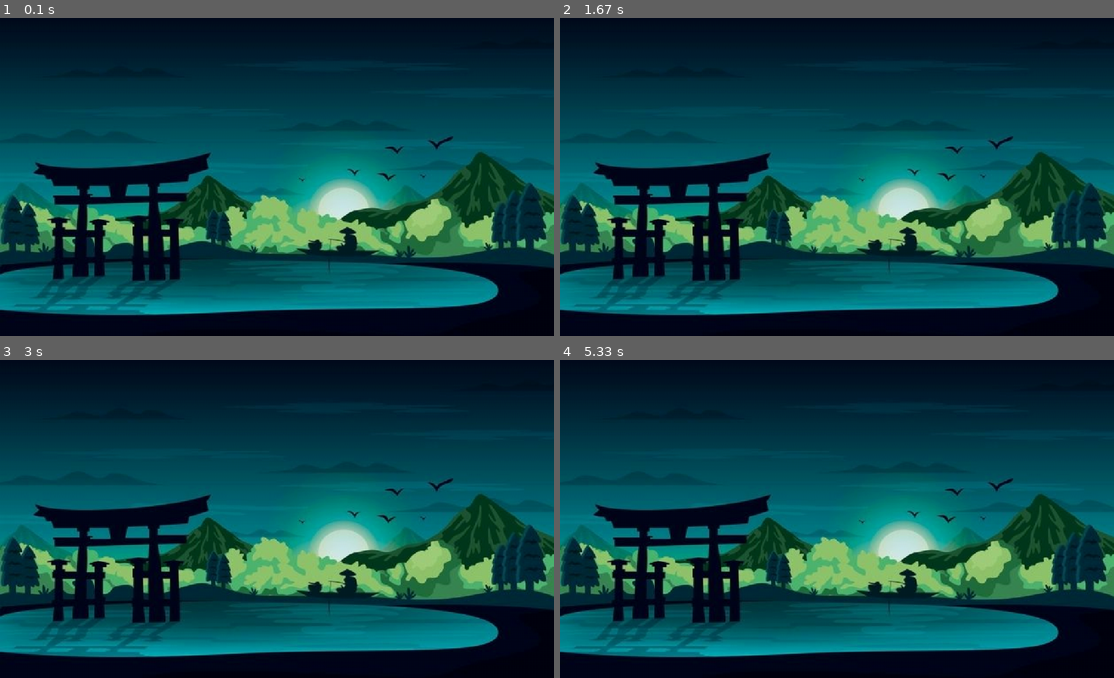
Above: before the commit, frames 1-4 (two rows, left to right).
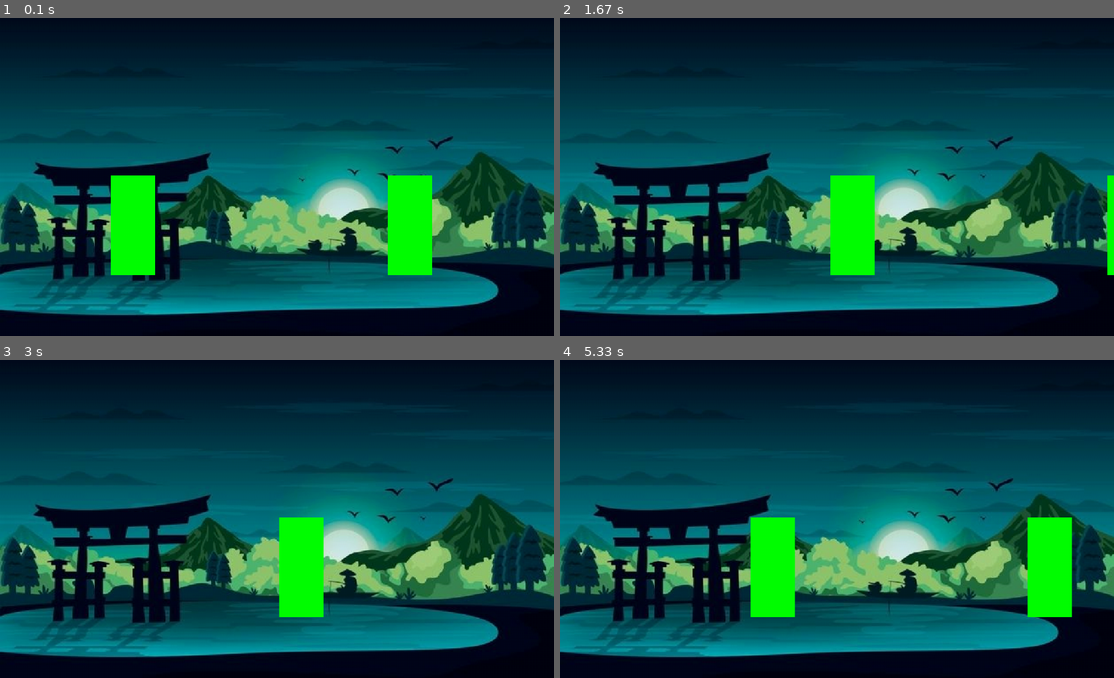
Above: after the commit, the same moments.

Repository: dimplease/pygameproject
Game: pygame game, started from level2.py
Two runs of this game, one before a commit and one after it. Both use one fixed random seed, a clock stepped at 60 frames per second and the inputs below.
Inputs:
- Up to frame 1 (0.1 s): no input
- Up to frame 2 (1.67 s): hold Right 0.33-0.8 s; hold Right 0.83-1.3 s; hold Left from 1.33 s (still down)
- Up to frame 3 (3 s): release Left at 1.87 s; hold Left 1.9-2.3 s; hold Right 2.33-2.97 s
- Up to frame 4 (5.33 s): hold Left 3-3.47 s; hold Right 3.5-3.97 s; hold Right 4-4.47 s; hold Left 4.5-5.03 s; hold Left from 5.07 s (still down)

The runs differ from the first frame. In frame 1, 5.0% of the frame differs, in the area x 20-78%, y 49-81%; in frame 2, 2.9%; in frame 3, 2.5%; in frame 4, 5.1%, in the area x 34-93%, y 49-81%.

Commit message:
Появление прямоугольников-персонажей, способных двигатьс вправо и влево

Diff:
--- a/level2.py
+++ b/level2.py
@@ -15,8 +15,8 @@
     scaled_background = pygame.transform.scale(background, (screen_width, screen_height))
     screen.blit(scaled_background, (0, 0))
 
-maincharacter = Fighter(200, 310)
-enemy = Fighter(700, 310)
+firstfighter = Fighter(200, 310)
+secondfighter = Fighter(700, 310)
 
 
 
@@ -24,6 +24,11 @@
 action = True
 while action:
     drawing_background()
+    firstfighter.moving()
+    secondfighter.moving()
+    firstfighter.draw(screen)
+    secondfighter.draw(screen)
+
     for event in pygame.event.get():
         if event.type == pygame.QUIT:
             action = False
--- a/main.py
+++ b/main.py
@@ -4,4 +4,19 @@
     def __init__(self, x, y):
         self.rect = pygame.Rect((x, y, 80, 180))
 
-    #def draw(self, surface):
+    def draw(self, surface):
+        pygame.draw.rect(surface, (0, 255, 0), self.rect)
+
+    def moving(self):
+        speed = 8
+        xcoor = 0
+        ycoor = 0
+        key = pygame.key.get_pressed()
+
+        if key[pygame.K_LEFT]:
+            xcoor = -speed
+        if key[pygame.K_RIGHT]:
+            xcoor = speed
+
+        self.rect.x += xcoor
+        self.rect.y += ycoor
